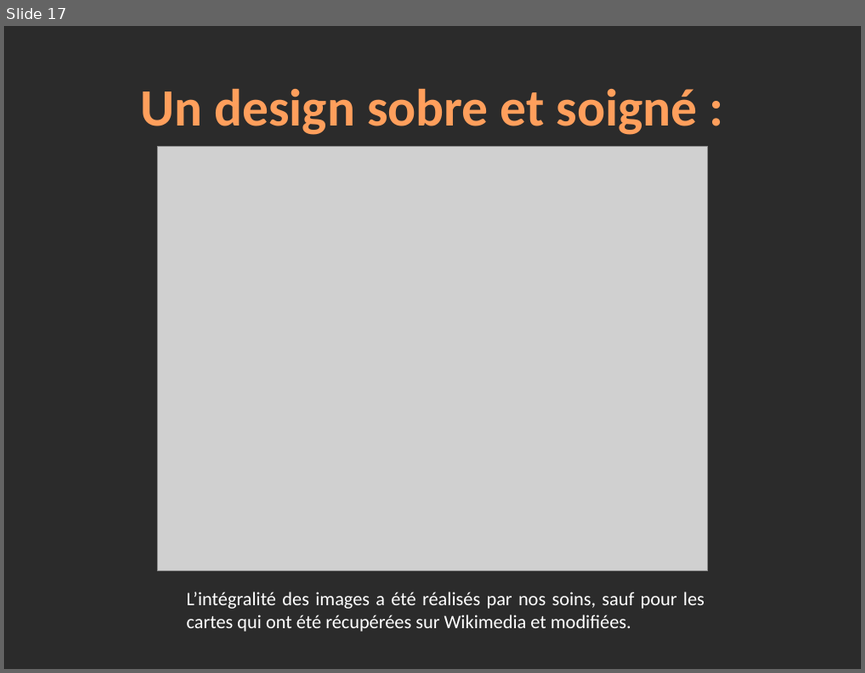
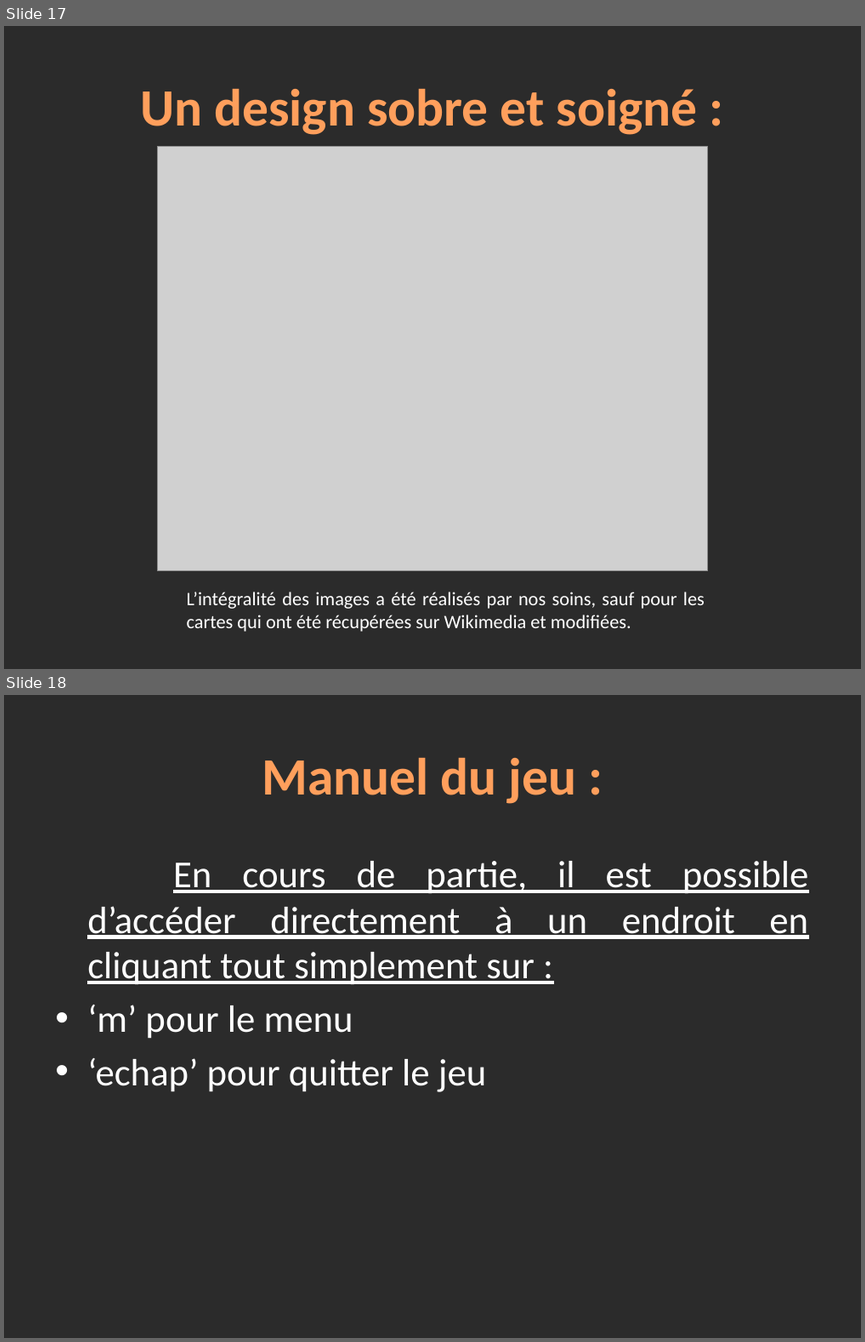
Before and after one commit to winbill/lifesevenpoker, a slide deck: Annexes/Presentation.pptx. Shown one above the other, each under a label of ours: slide 17 before the commit, slides 17 and 18 after it. The pictures are 865x673 and 865x1342 pixels, drawn with LibreOffice and Linux fonts; fonts in the diff are those of the drawing; grey boxes stand for pictures; background and template pictures are left out; a plain dark background stands for a picture behind light text. Boxes give left, top, right and bottom in pixels: in the first picture for what was removed or moved away, otherwise in the second. Text is boxed around its words. In the diff, an @@ line names an element or a change of style, - is before the commit and + after.

Commit message:
la derniere pour aujourd'hui

```diff
--- a/Annexes/Presentation.pptx
+++ b/Annexes/Presentation.pptx
@@ slide 18 added at <box>4,695,861,1338</box>, background picture (left out) @@
@@ title added at <box>262,757,576,804</box>, 44 pt, text gradient #FFA367 to #FF9F5D to #F38E3A, bold @@
+Manuel du jeu :
@@ text added at <box>87,861,809,1092</box>, 32 pt, text #FFFFFF, underline @@
+En cours de partie, il est possible d’accéder directement à un endroit en cliquant tout simplement sur :
+• ‘m’ pour le menu
+• ‘echap’ pour quitter le jeu
```
Also in this commit, not shown: 1 slide changed.
